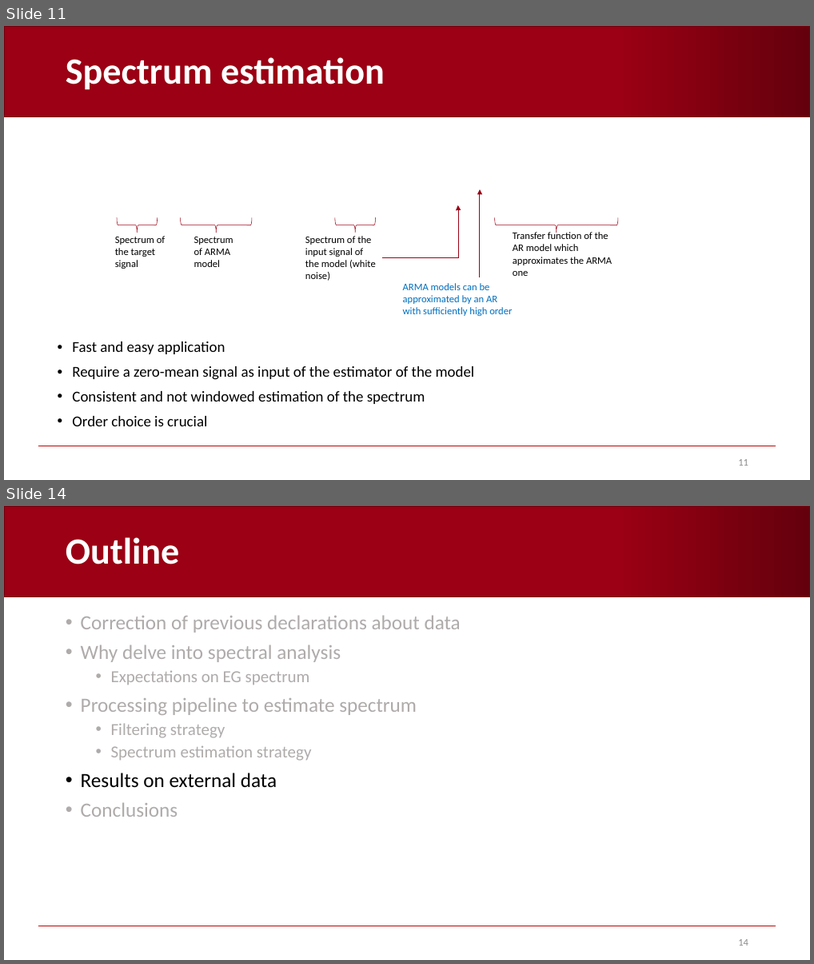
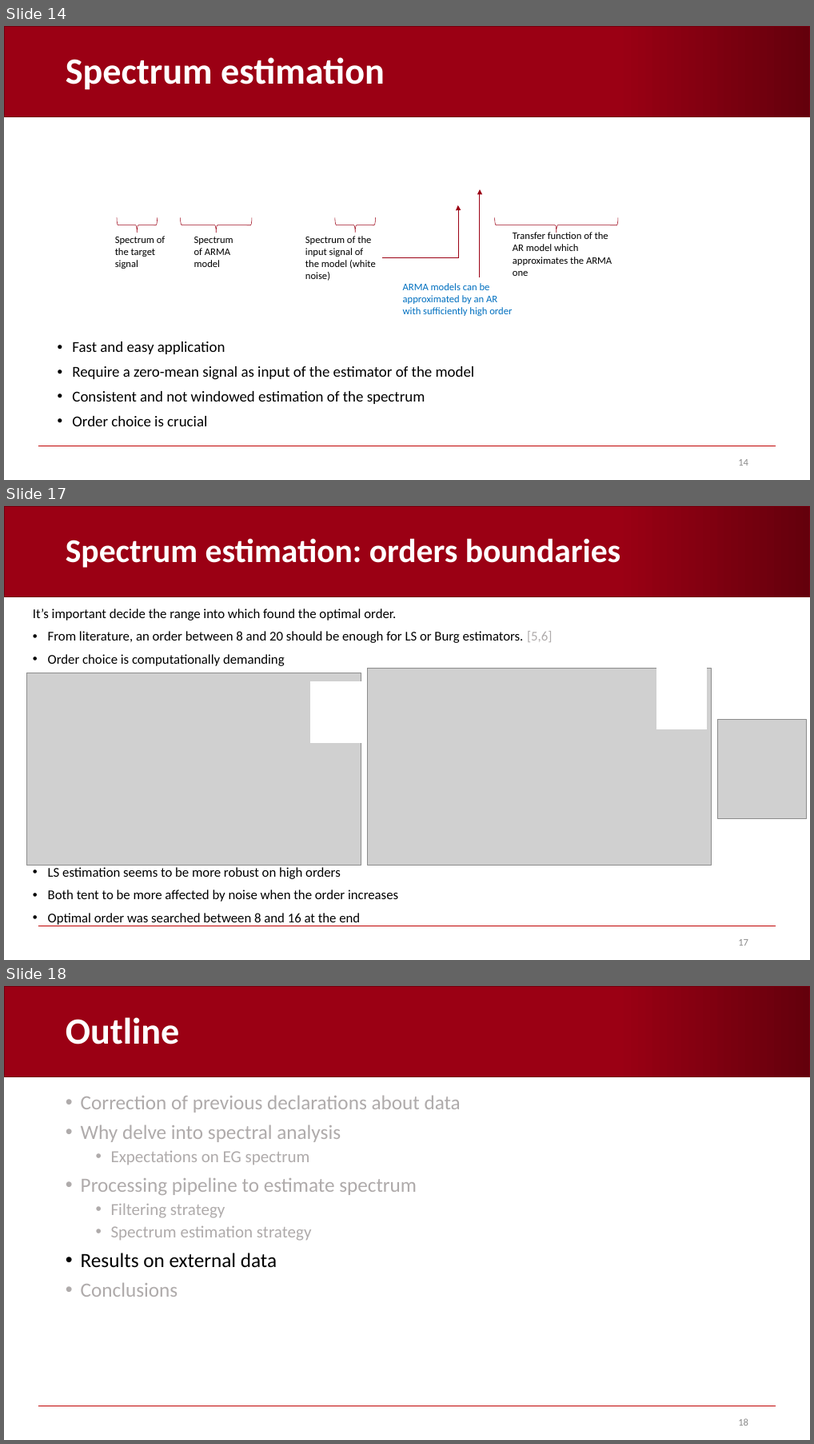
Before and after one commit to AndreaCorrado00/Tesi_magistrale_Corrado_Andrea, a slide deck: Documentation/3. in-depth spectrum analysis.pptx. Shown one above the other, each under a label of ours: slides 11 and 14 before the commit, slides 14, 17 and 18 after it; the slides between them are not shown. The pictures are 814x964 and 814x1444 pixels, drawn with LibreOffice and Linux fonts; fonts in the diff are those of the drawing; grey boxes stand for pictures; background and template pictures are left out. Boxes give left, top, right and bottom in pixels: in the first picture for what was removed or moved away, otherwise in the second. Text is boxed around its words. In the diff, an @@ line names an element or a change of style, - is before the commit and + after.

```diff
--- a/Documentation/3. in-depth spectrum analysis.pptx
+++ b/Documentation/3. in-depth spectrum analysis.pptx
@@ slide 17 added at [4, 506, 810, 960], background #FFFFFF; not listed: 2 template elements that a slide beside it also shows @@
@@ title added at [66, 538, 621, 568], 39.6 pt, text #FFFFFF, bold @@
+Spectrum estimation: orders boundaries
@@ text added at [33, 608, 552, 666], 16 pt, text #000000 @@
+It’s important decide the range into which found the optimal order.
+• From literature, an order between 8 and 20 should be enough for LS or Burg estimators. [5,6]
+• Order choice is computationally demanding
@@ picture added at [26, 672, 361, 864] @@
@@ picture added at [367, 668, 712, 864] @@
@@ rectangle added at [658, 668, 707, 729], fill #FFFFFF, outline #FFFFFF 1 pt @@
@@ rectangle added at [311, 681, 362, 743], fill #FFFFFF, outline #FFFFFF 1 pt @@
@@ picture added at [718, 719, 807, 818] @@
@@ text added at [48, 867, 398, 926], 16 pt, text #000000 @@
+• LS estimation seems to be more robust on high orders
+• Both tent to be more affected by noise when the order increases
+• Optimal order was searched between 8 and 16 at the end
@@ page number added at [738, 939, 749, 945], 12 pt, text #8C8C8C @@
+17
@@ what was slide 11 is now slide 14 @@
@@ page number at [738, 459, 749, 465]: text changed @@
-11
+14
@@ what was slide 14 is now slide 18 @@
@@ page number at [738, 1418, 749, 1425]: text changed @@
-14
+18
```
Also in this commit, not shown: 8 slides changed, 5 other slides added, 7 slides removed, 4 other files.
